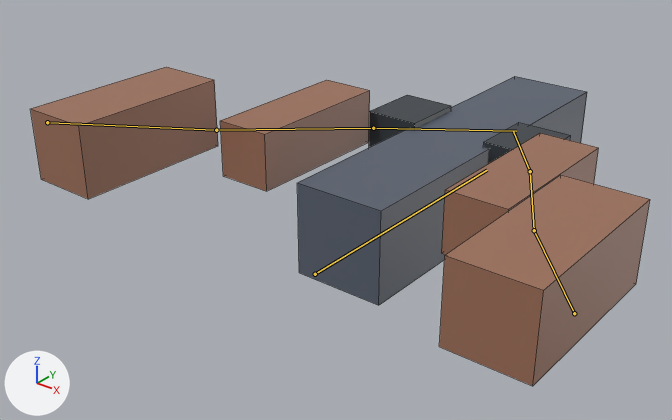
What one commit did to the FBX model stw-o3de/Project/Assets/IndustrialYard/STW_INDUSTRIAL_YARD_01/FirstPerson/profiles/STW_RIFLE_02/STW_RIFLE_02_ads.fbx.
Before and after are seen from a camera (50 mm lens) standing at (0.789, -0.936, 1.15) and looking at (-0.097, 0.171, 0.464). Arrows for +X, +Y and +Z are at lower left; the lights stay in place. The first picture is the older version. The bones that change, and the others that lie on the model, are drawn over the model as lines. Mesh edges are drawn as thin lines.

The first picture shows 'STW_RIFLE_02_Body', 'STW_RIFLE_02_Fore_L', 'STW_RIFLE_02_Fore_R', 'STW_RIFLE_02_Hand_L', 'STW_RIFLE_02_Hand_R', 'STW_RIFLE_02_Upper_L', 'STW_RIFLE_02_Upper_R'.
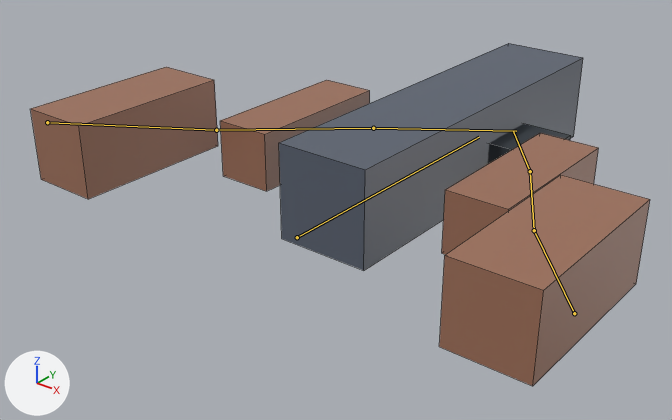
The newer file adds an action. The first version stands in its rest pose; the second is drawn at frame 18 of the action 'ads'.

What differs and where, as boxes [x1, y1, x2, y2] in the pictures (672 x 420 px):
'STW_RIFLE_02_Body', posed: before [297, 76, 587, 305]; after [279, 43, 583, 270]
'STW_RIFLE_02_Hand_L', unchanged, covered by the edit: before [369, 95, 451, 147]
bone 'weapon', root to tip: before (315, 274) to (487, 170); after (297, 237) to (479, 137)

The edits, one by one:
Bone 'weapon' (bone_weapon) moves from (0.0, 0.0, 0.0) to (0.0, -0.039, 0.078).
